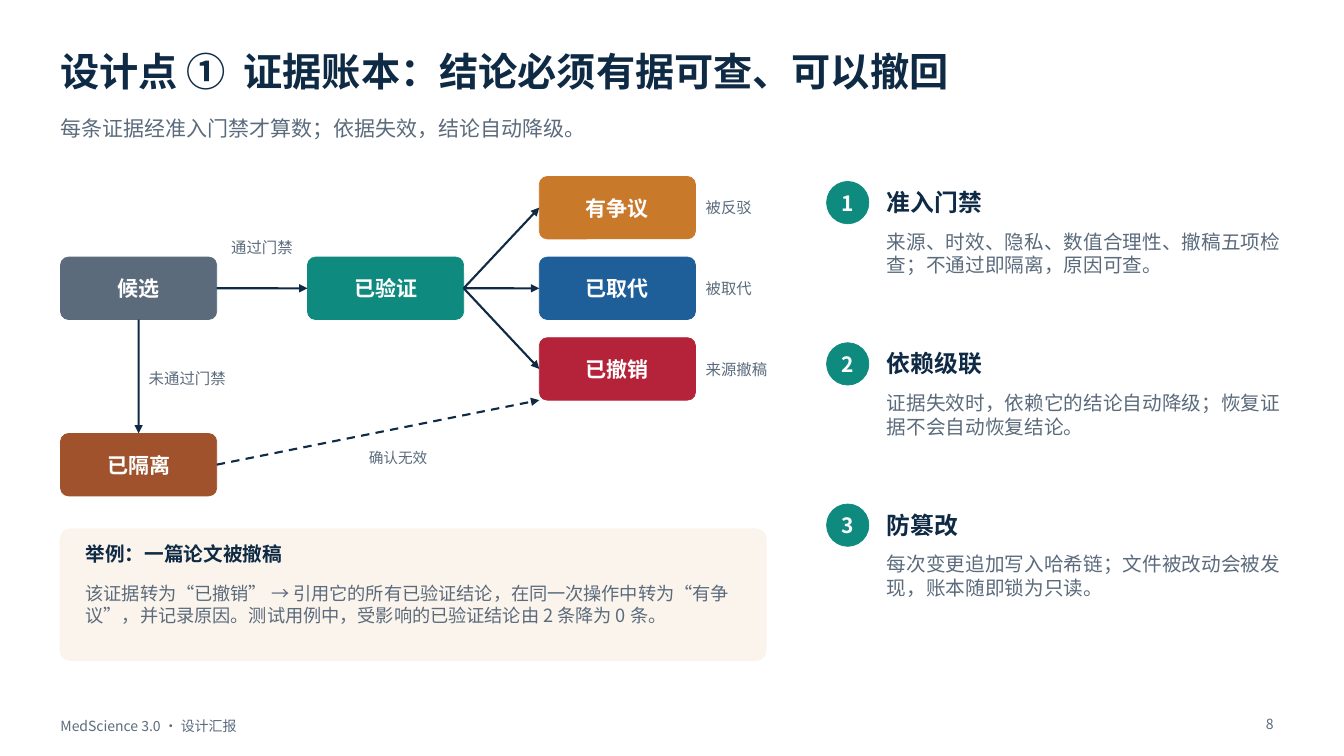
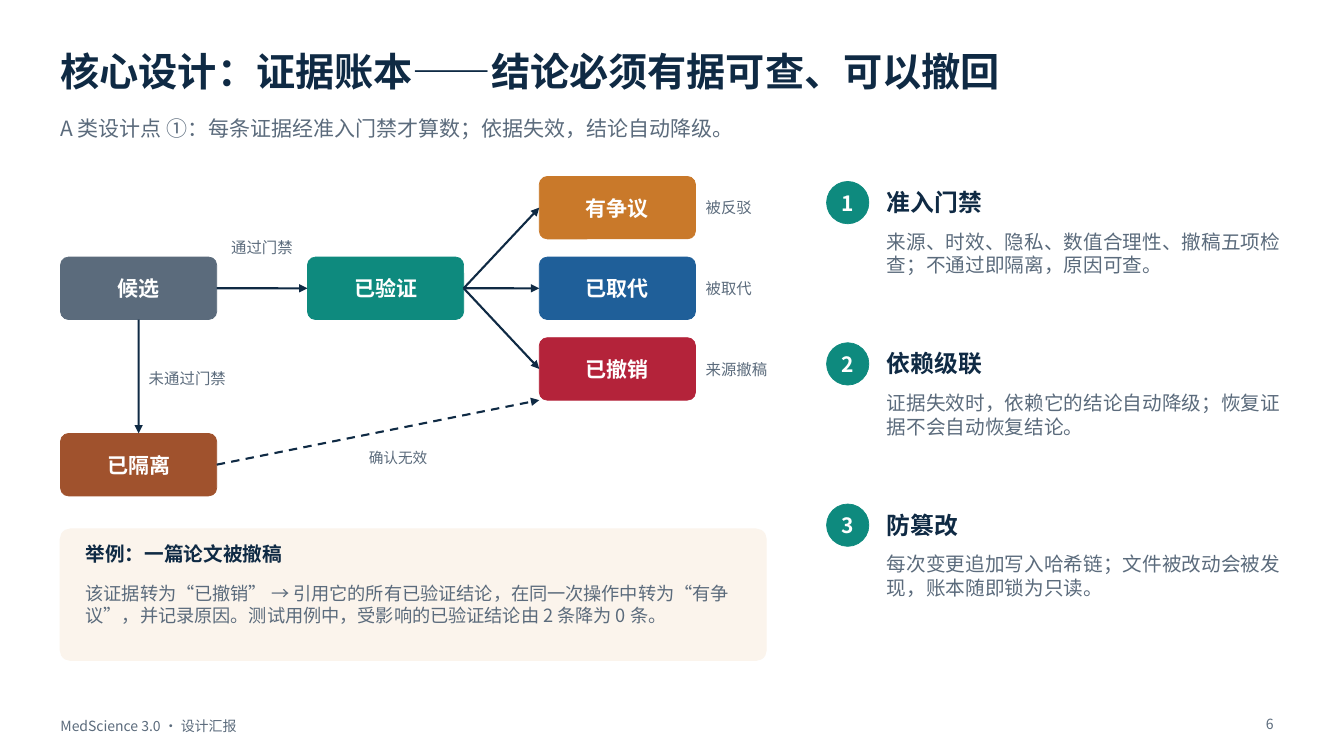
Before and after one commit to BenjaminDuo/MedScience, a slide deck: slide 6 of docs/presentation/MedScience-3.0-设计汇报.pptx (slide 8 before the commit). Drawn at 1344x756 pixels with LibreOffice and Linux fonts; fonts in the diff are those of the drawing. Boxes give left, top, right and bottom in pixels: in the first picture for what was removed or moved away, otherwise in the second. Text is boxed around its words. In the diff, an @@ line names an element or a change of style, - is before the commit and + after.

```diff
--- a/docs/presentation/MedScience-3.0-设计汇报.pptx
+++ b/docs/presentation/MedScience-3.0-设计汇报.pptx
@@ title at [60, 52, 1000, 90]: text changed @@
-设计点 ① 证据账本：结论必须有据可查、可以撤回
+核心设计：证据账本——结论必须有据可查、可以撤回
@@ text at [60, 118, 734, 139]: text changed @@
-每条证据经准入门禁才算数；依据失效，结论自动降级。
+A 类设计点 ①：每条证据经准入门禁才算数；依据失效，结论自动降级。
@@ page number at [1266, 718, 1274, 729]: text changed @@
-8
+6
```
Also in this commit, not shown: 8 other slides changed, 5 slides removed, 5 other files.
